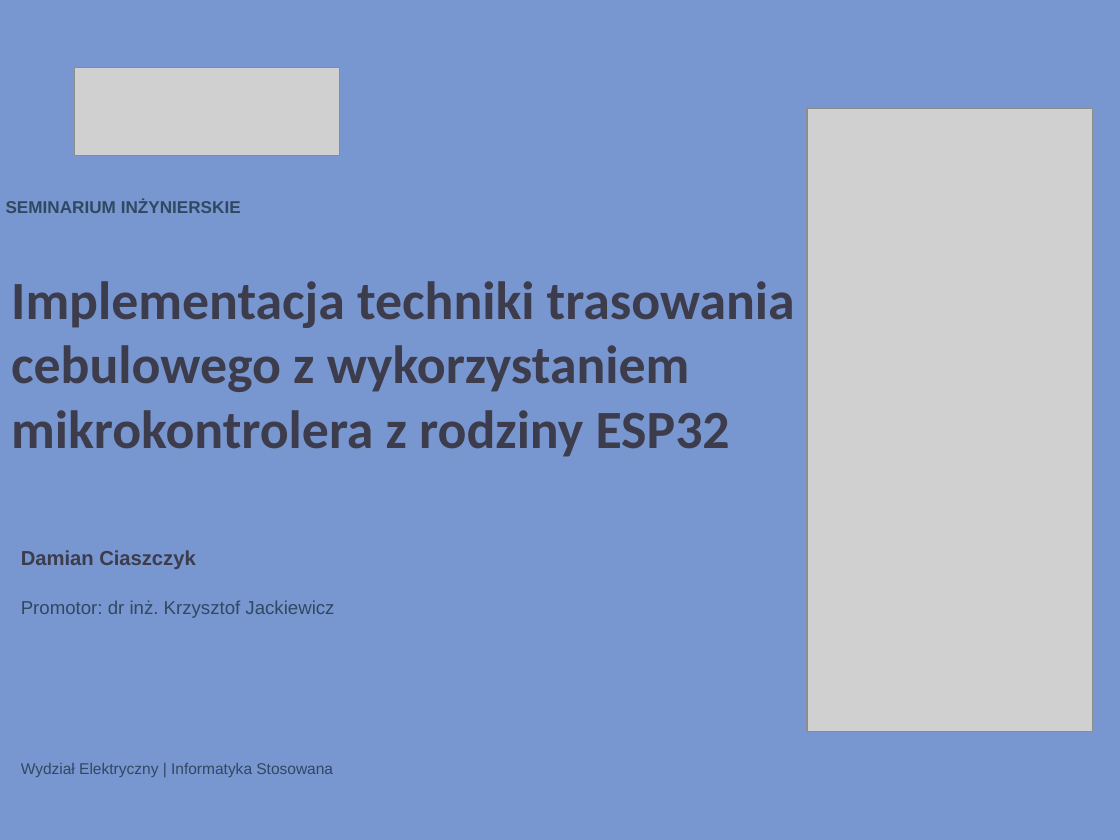
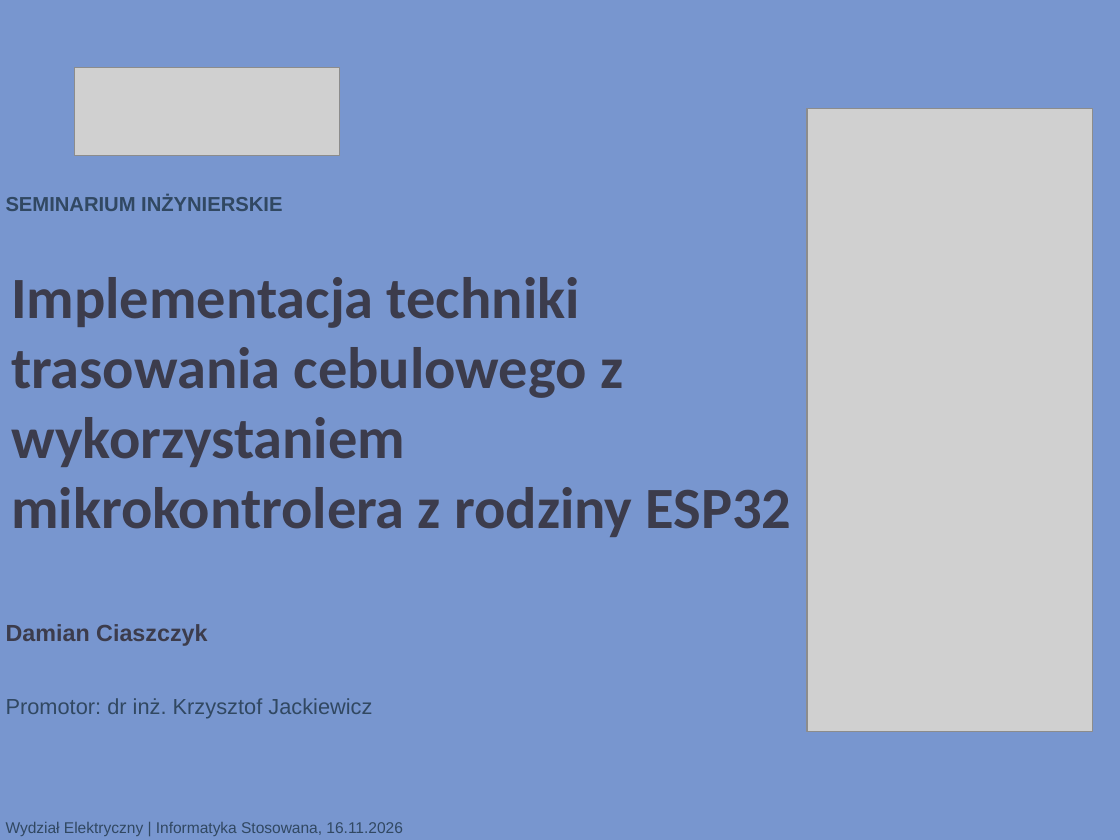
Before and after one commit to dciaszczyk/Engineering_Diploma, a slide deck: slide 1 of prezentacja/prezentacja_seminarka.pptx. Drawn at 1120x840 pixels with LibreOffice and Linux fonts; fonts in the diff are those of the drawing; grey boxes stand for pictures. Boxes give left, top, right and bottom in pixels: in the first picture for what was removed or moved away, otherwise in the second. Text is boxed around its words. In the diff, an @@ line names an element or a change of style, - is before the commit and + after.

```diff
--- a/prezentacja/prezentacja_seminarka.pptx
+++ b/prezentacja/prezentacja_seminarka.pptx
@@ text "SEMINARIUM INŻYNIERSKIE" at box(6, 195, 282, 211): size 11 to 13 pt @@
@@ title "Implementacja techniki trasowania cebulowego z ..." at box(11, 277, 792, 537): size 34.6 to 37.6 pt @@
@@ text "Damian Ciaszczyk": place and size @@
-text "Damian Ciaszczyk" at box(21, 550, 196, 569)
+text "Damian Ciaszczyk" at box(6, 624, 207, 646)
@@ text "Damian Ciaszczyk" at box(6, 624, 207, 646): size 13 to 15 pt @@
@@ text "Promotor: dr inż. Krzysztof Jackiewicz": place and size @@
-text "Promotor: dr inż. Krzysztof Jackiewicz" at box(21, 600, 334, 618)
+text "Promotor: dr inż. Krzysztof Jackiewicz" at box(6, 698, 372, 719)
@@ text "Promotor: dr inż. Krzysztof Jackiewicz" at box(6, 698, 372, 719): size 12 to 14 pt @@
@@ text at box(6, 822, 402, 836): text changed @@
-Wydział Elektryczny | Informatyka Stosowana
+Wydział Elektryczny | Informatyka Stosowana, 16.11.2026
```
Also in this commit, not shown: 15 other slides changed, 1 other file.
